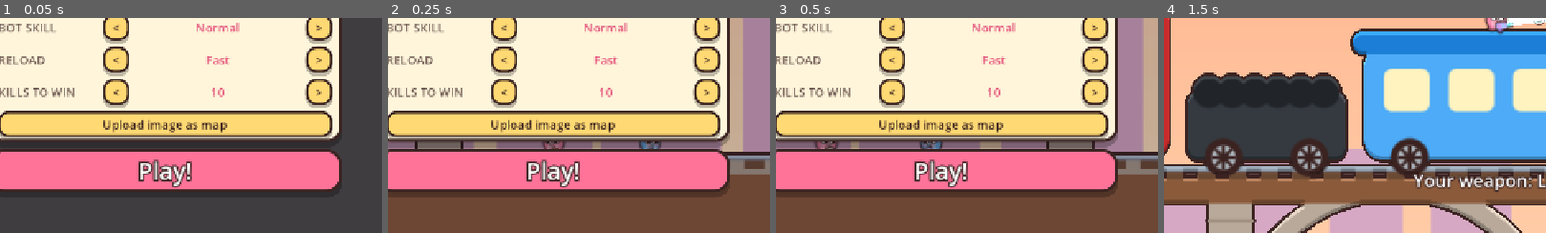
Above: before the commit, frames 1-4 (left to right).
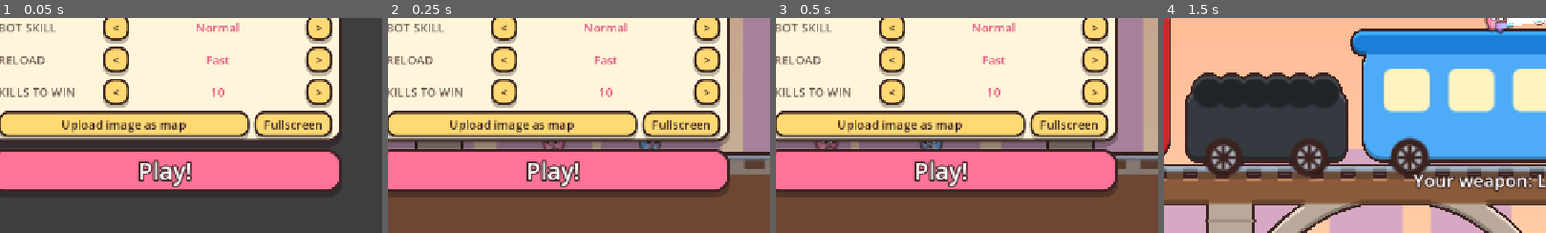
Above: after the commit, the same moments.

Repository: randomizer2223/creazy-shootan
Game: Godot game, scene res://scenes/main.tscn
The game is run twice, just before and just after one commit, with the same random seed, the same clock (stepped at 60 frames per second) and the same inputs.
Inputs (mouse positions are % of the whole screen's width and height, from its top left):
- Up to frame 1 (0.05 s): no input
- Up to frame 2 (0.25 s): no input
- Up to frame 3 (0.5 s): no input
- Up to frame 4 (1.5 s): click "Play!" at 0.5 s; tap Enter at 1.25 s; move the mouse to (72, 45) at 1.27 s; hold D from 1.28 s (still down); hold J from 1.28 s (still down); click (72, 45) at 1.42 s
The pictures show only the part of the screen within x 6-56%, y 48-98%; the shares and areas given below are measured in that part.

The runs differ from the first frame. In frame 1, 2.2% of the frame differs, in the area x 16-85%, y 43-57%; in frame 2, 2.2%; in frame 3, 2.2%; in frame 4, nothing differs.

Commit message:
Touch controls and mobile layout
- On phones/tablets: left stick to walk (up = jump, up/down climbs the rope),
  right stick to aim (push far to fire), JUMP / ROPE / DIG / pause buttons,
  tap a weapon slot to switch, touch Resume/Menu when paused
- Bigger menu controls on touch screens, Fullscreen button
- 'Turn your phone sideways' screen in portrait
- Mobile viewport: no pinch/double-tap zoom

Co-Authored-By: Claude Opus 5.5 <noreply@anthropic.com>
Claude-Session: https://claude.ai/code/session_011rcnJMttnsU6gd1aM4jscy

Diff:
--- a/scripts/game.gd
+++ b/scripts/game.gd
@@ -27,6 +27,7 @@
 var labels: Node2D
 var cam: Camera2D
 var hud: CanvasLayer
+var touch: CanvasLayer  # on-screen controls for phones
 
 var worms: Array = []
 var bots: Array = []
@@ -118,6 +119,9 @@
 		hud = preload("res://scripts/hud.gd").new()
 		hud.game = self
 		add_child(hud)
+		touch = preload("res://scripts/touch_controls.gd").new()
+		touch.game = self
+		add_child(touch)
 
 	var as_bot := headless_test or demo
 	player = _make_worm(0, "Bot Pixel" if demo else "You", COLORS[0], as_bot)
@@ -202,6 +206,10 @@
 
 
 func _player_input(dt: float) -> Dictionary:
+	if touch and touch.active:
+		var tinp := LWorm.empty_input()
+		touch.fill_input(tinp, player)
+		return tinp
 	var inp := LWorm.empty_input()
 	var w := player
 	var mv := 0
@@ -253,6 +261,8 @@
 func _unhandled_input(event: InputEvent) -> void:
 	if demo:
 		return
+	if event is InputEventKey and touch:
+		touch.active = false  # a keyboard is being used: back to desktop controls
 	if event is InputEventMouseMotion:
 		mouse_aim = true
 	elif event is InputEventMouseButton and event.pressed:
--- a/scripts/hud.gd
+++ b/scripts/hud.gd
@@ -49,6 +49,16 @@
 	_text(Vector2(roundf(cx - w / 2.0), y), s, size, col, outline)
 
 
+## Which weapon slot (top left) is at this screen point, or -1. Used by touch controls.
+func slot_at(p: Vector2) -> int:
+	if game == null or game.player == null:
+		return -1
+	for i in game.player.weapons.size():
+		if Rect2(16 + i * 50, 128, 44, 48).grow(5).has_point(p):
+			return i
+	return -1
+
+
 func _draw_hud() -> void:
 	if game == null or game.player == null:
 		return
@@ -91,7 +101,8 @@
 			var am := "x%d" % wpn["ammo"]
 			var aw := font.get_string_size(am, HORIZONTAL_ALIGNMENT_LEFT, -1, 12).x
 			_text(r.position + Vector2(slot - aw - 4, slot - 5), am, 12, Color.WHITE, 4)
-	_text(Vector2(bx + 2, by + slot + 24.0), "Switch weapon: mouse wheel  •  Q / E  •  1-9", 13, Color.WHITE, 4)
+	var hint := "Tap a weapon to switch" if (game.touch and game.touch.active) else "Switch weapon: mouse wheel  •  Q / E  •  1-9"
+	_text(Vector2(bx + 2, by + slot + 24.0), hint, 13, Color.WHITE, 4)
 
 	# ---- scoreboard ----
 	var sorted: Array = game.worms.duplicate()
@@ -129,15 +140,18 @@
 	if game.paused:
 		panel.draw_rect(Rect2(Vector2.ZERO, size), Color(0, 0, 0, 0.45))
 		_text_c(center.x, center.y, "Paused", 64, SUN, 14)
-		_text_c(center.x, center.y + 48, "Enter — resume     Esc — menu", 22, Color.WHITE, 6)
+		if not (game.touch and game.touch.active):
+			_text_c(center.x, center.y + 48, "Enter — resume     Esc — menu", 22, Color.WHITE, 6)
 	if game.game_over:
 		panel.draw_rect(Rect2(Vector2.ZERO, size), Color(0, 0, 0, 0.45))
 		var wn: String = game.winner.name if game.winner else "?"
 		_text_c(center.x, center.y - 10, wn + " wins!", 64, game.winner.color if game.winner else Color.WHITE, 14)
-		_text_c(center.x, center.y + 44, "Press Enter", 22, Color.WHITE, 6)
+		_text_c(center.x, center.y + 44, "Tap to continue" if (game.touch and game.touch.active) else "Press Enter", 22, Color.WHITE, 6)
 
 	# ---- controls help (auto-hides, H toggles) ----
 	var left: float = game.help_until - game.time
+	if game.touch and game.touch.active:
+		left = 0.0  # phones get on-screen buttons instead
 	if left > 0.0:
 		var lines := [
 			"A / D  move      W / Space  jump      S  dig",
--- a/scripts/main.gd
+++ b/scripts/main.gd
@@ -6,6 +6,7 @@
 
 
 func _ready() -> void:
+	_add_rotate_hint()
 	var args := OS.get_cmdline_user_args()
 	if "--selftest" in args:
 		_selftest()
@@ -18,6 +19,42 @@
 			_shot(int(a.get_slice("=", 1)))
 			return
 	show_menu()
+
+
+## On a phone held upright everything is tiny, so ask to turn it sideways.
+func _add_rotate_hint() -> void:
+	var layer := CanvasLayer.new()
+	layer.layer = 100
+	add_child(layer)
+	var c := Control.new()
+	c.set_anchors_preset(Control.PRESET_FULL_RECT)
+	c.mouse_filter = Control.MOUSE_FILTER_IGNORE
+	layer.add_child(c)
+	var font := ThemeDB.fallback_font
+	c.draw.connect(func():
+		var s := c.size
+		if s.y <= s.x:
+			return
+		c.draw_rect(Rect2(Vector2.ZERO, s), Color(0.17, 0.1, 0.18, 0.96))
+		var ctr := s / 2.0
+		c.draw_set_transform(ctr + Vector2(0, -120), -PI / 2.0 * (0.5 + 0.5 * sin(Time.get_ticks_msec() / 400.0)), Vector2.ONE)
+		c.draw_style_box(Cfg.round_box(Color(1.0, 0.96, 0.86), Cfg.INK, 6, 22, 0), Rect2(-70, -120, 140, 240))
+		c.draw_set_transform_matrix(Transform2D.IDENTITY)
+		for i in 2:
+			var t := "Turn your phone" if i == 0 else "sideways to play"
+			var w := font.get_string_size(t, HORIZONTAL_ALIGNMENT_LEFT, -1, 64).x
+			c.draw_string_outline(font, Vector2(ctr.x - w / 2.0, ctr.y + 120 + i * 80), t, HORIZONTAL_ALIGNMENT_LEFT, -1, 64, 14, Cfg.INK)
+			c.draw_string(font, Vector2(ctr.x - w / 2.0, ctr.y + 120 + i * 80), t, HORIZONTAL_ALIGNMENT_LEFT, -1, 64, Color(1.0, 0.85, 0.45))
+	)
+	var timer := Timer.new()
+	timer.wait_time = 0.1
+	timer.autostart = true
+	timer.timeout.connect(func():
+		var portrait := c.size.y > c.size.x
+		c.mouse_filter = Control.MOUSE_FILTER_STOP if portrait else Control.MOUSE_FILTER_IGNORE
+		c.queue_redraw()
+	)
+	layer.add_child(timer)
 
 
 func show_menu() -> void:
--- a/scripts/menu.gd
+++ b/scripts/menu.gd
@@ -12,6 +12,7 @@
 var preview: TextureRect
 var file_dialog: FileDialog
 var _waiting_web := false
+var touch := DisplayServer.is_touchscreen_available()  # phone/tablet: bigger buttons
 
 
 func _ready() -> void:
@@ -29,18 +30,18 @@
 	var margin := MarginContainer.new()
 	margin.set_anchors_preset(Control.PRESET_LEFT_WIDE)
 	margin.add_theme_constant_override("margin_left", 56)
-	margin.add_theme_constant_override("margin_top", 40)
-	margin.add_theme_constant_override("margin_bottom", 40)
+	margin.add_theme_constant_override("margin_top", 16 if touch else 40)
+	margin.add_theme_constant_override("margin_bottom", 16 if touch else 40)
 	add_child(margin)
 	var col := VBoxContainer.new()
 	col.alignment = BoxContainer.ALIGNMENT_CENTER
-	col.custom_minimum_size = Vector2(460, 0)
-	col.add_theme_constant_override("separation", 12)
+	col.custom_minimum_size = Vector2(580 if touch else 460, 0)
+	col.add_theme_constant_override("separation", 8 if touch else 12)
 	margin.add_child(col)
 
 	var title := Label.new()
 	title.text = "Creazy Shootan!"
-	title.add_theme_font_size_override("font_size", 76)
+	title.add_theme_font_size_override("font_size", 60 if touch else 76)
 	title.add_theme_color_override("font_color", Color(1.0, 0.85, 0.45))
 	title.add_theme_color_override("font_outline_color", INK)
 	title.add_theme_constant_override("outline_size", 22)
@@ -54,12 +55,13 @@
 	sub.add_theme_color_override("font_outline_color", INK)
 	sub.add_theme_constant_override("outline_size", 9)
 	col.add_child(sub)
-	col.add_child(_spacer(10))
+	sub.visible = not touch
+	col.add_child(_spacer(4 if touch else 10))
 
 	var panel := PanelContainer.new()
 	col.add_child(panel)
 	var box := VBoxContainer.new()
-	box.add_theme_constant_override("separation", 10)
+	box.add_theme_constant_override("separation", 6 if touch else 10)
 	panel.add_child(box)
 
 	var maps: Array = []
@@ -83,10 +85,21 @@
 	var kills := ["3", "5", "10", "15", "20", "30", "50"]
 	box.add_child(_selector("kills", "KILLS TO WIN", kills, maxi(kills.find(str(Cfg.kill_limit)), 2)))
 
+	var row := HBoxContainer.new()
+	row.add_theme_constant_override("separation", 8)
+	box.add_child(row)
 	var up := Button.new()
 	up.text = "Upload image as map"
+	up.size_flags_horizontal = Control.SIZE_EXPAND_FILL
 	up.pressed.connect(_on_upload)
-	box.add_child(up)
+	row.add_child(up)
+	var fs := Button.new()
+	fs.text = "Fullscreen"
+	fs.pressed.connect(_toggle_fullscreen)
+	row.add_child(fs)
+	if touch:
+		up.custom_minimum_size = Vector2(0, 56)
+		fs.custom_minimum_size = Vector2(0, 56)
 	preview = TextureRect.new()
 	preview.custom_minimum_size = Vector2(0, 80)
 	preview.expand_mode = TextureRect.EXPAND_IGNORE_SIZE
@@ -98,7 +111,7 @@
 
 	var start := Button.new()
 	start.text = "Play!"
-	start.custom_minimum_size = Vector2(0, 72)
+	start.custom_minimum_size = Vector2(0, 84 if touch else 72)
 	start.add_theme_font_size_override("font_size", 40)
 	for c in ["font_color", "font_hover_color", "font_focus_color", "font_pressed_color"]:
 		start.add_theme_color_override(c, Color.WHITE)
@@ -128,6 +141,13 @@
 	add_child(ver)
 
 
+func _toggle_fullscreen() -> void:
+	if DisplayServer.window_get_mode() == DisplayServer.WINDOW_MODE_FULLSCREEN:
+		DisplayServer.window_set_mode(DisplayServer.WINDOW_MODE_WINDOWED)
+	else:
+		DisplayServer.window_set_mode(DisplayServer.WINDOW_MODE_FULLSCREEN)
+
+
 func _fit() -> void:
 	position = Vector2.ZERO
 	size = get_viewport_rect().size
@@ -144,21 +164,25 @@
 	h.add_theme_constant_override("separation", 6)
 	var l := Label.new()
 	l.text = label
-	l.custom_minimum_size = Vector2(170, 0)
+	l.custom_minimum_size = Vector2(190 if touch else 170, 0)
+	if touch:
+		l.add_theme_font_size_override("font_size", 24)
 	l.add_theme_color_override("font_color", Color(INK, 0.75))
 	h.add_child(l)
 	var left := Button.new()
 	left.text = "<"
-	left.custom_minimum_size = Vector2(44, 40)
+	left.custom_minimum_size = Vector2(70, 56) if touch else Vector2(44, 40)
 	h.add_child(left)
 	var val := Label.new()
 	val.horizontal_alignment = HORIZONTAL_ALIGNMENT_CENTER
 	val.size_flags_horizontal = Control.SIZE_EXPAND_FILL
 	val.add_theme_color_override("font_color", ACCENT)
+	if touch:
+		val.add_theme_font_size_override("font_size", 24)
 	h.add_child(val)
 	var right := Button.new()
 	right.text = ">"
-	right.custom_minimum_size = Vector2(44, 40)
+	right.custom_minimum_size = Vector2(70, 56) if touch else Vector2(44, 40)
 	h.add_child(right)
 	sel[key] = {"options": options, "index": clampi(index, 0, options.size() - 1), "label": val}
 	val.text = options[sel[key]["index"]]
--- /dev/null
+++ b/scripts/touch_controls.gd
@@ -0,0 +1,205 @@
+extends CanvasLayer
+## On-screen controls for phones and tablets.
+## Left half: floating stick to walk (push up to jump, up/down on the rope to climb).
+## Right half: floating stick to aim; push it far to fire.
+## Buttons: JUMP, ROPE, DIG, pause. Tap a weapon slot (top left) to switch weapon.
+
+const STICK_R := 95.0
+const INK := Color(0.23, 0.14, 0.13)
+const CREAM := Color(1.0, 0.96, 0.86)
+
+var game
+var ui: Control
+var font: Font
+var active := false
+
+var touches := {}  # index -> {"role": String, "origin": Vector2, "pos": Vector2}
+var move_vec := Vector2.ZERO
+var aim_vec := Vector2.ZERO
+var aim_angle := 0.0
+var aim_set := false
+var fire := false
+var jump := false
+var rope := false
+var dig := false
+var slot := -1
+
+
+func _ready() -> void:
+	layer = 6
+	font = ThemeDB.fallback_font
+	ui = Control.new()
+	ui.set_anchors_preset(Control.PRESET_FULL_RECT)
+	ui.mouse_filter = Control.MOUSE_FILTER_IGNORE
+	ui.draw.connect(_draw_ui)
+	add_child(ui)
+	active = DisplayServer.is_touchscreen_available()
+
+
+func _process(_d: float) -> void:
+	if active:
+		ui.queue_redraw()
+
+
+func _buttons() -> Dictionary:
+	var s := ui.size
+	return {
+		"jump": [Vector2(s.x - 330, s.y - 86), 56.0, "JUMP"],
+		"rope": [Vector2(s.x - 310, s.y - 236), 50.0, "ROPE"],
+		"dig": [Vector2(s.x - 170, s.y - 330), 42.0, "DIG"],
+		"pause": [Vector2(s.x / 2.0, 34), 26.0, "II"],
+	}
+
+
+func _pause_buttons() -> Dictionary:
+	var c := ui.size / 2.0
+	return {"resume": Rect2(c.x - 150, c.y + 70, 300, 70), "menu": Rect2(c.x - 150, c.y + 156, 300, 70)}
+
+
+func _input(event: InputEvent) -> void:
+	if game == null or game.player == null:
+		return
+	if event is InputEventScreenTouch:
+		active = true
+		if event.pressed:
+			_press(event.index, event.position)
+		else:
+			_release(event.index)
+	elif event is InputEventScreenDrag:
+		if touches.has(event.index):
+			touches[event.index]["pos"] = event.position
+			_update(event.index)
+
+
+func _press(i: int, p: Vector2) -> void:
+	if game.game_over:
+		game.exit_to_menu.emit()
+		return
+	if game.paused:
+		var pb := _pause_buttons()
+		if pb["resume"].has_point(p):
+			game.paused = false
+		elif pb["menu"].has_point(p):
+			game.exit_to_menu.emit()
+		return
+	if game.hud:
+		var hs: int = game.hud.slot_at(p)
+		if hs >= 0:
+			slot = hs
+			return
+	var b := _buttons()
+	for key in b:
+		if p.distance_to(b[key][0]) <= float(b[key][1]) * 1.25:
+			if key == "pause":
+				game.paused = true
+				return
+			touches[i] = {"role": key, "origin": p, "pos": p}
+			set(key, true)
+			return
+	var role := "move" if p.x < ui.size.x * 0.5 else "aim"
+	touches[i] = {"role": role, "origin": p, "pos": p}
+	_update(i)
+
+
+func _release(i: int) -> void:
+	if not touches.has(i):
+		return
+	var role: String = touches[i]["role"]
+	touches.erase(i)
+	match role:
+		"move":
+			move_vec = Vector2.ZERO
+		"aim":
+			aim_vec = Vector2.ZERO
+			fire = false
+		_:
+			set(role, false)
+
+
+func _update(i: int) -> void:
+	var t: Dictionary = touches[i]
+	var v: Vector2 = (t["pos"] - t["origin"]) / STICK_R
+	if v.length() > 1.0:
+		v = v.normalized()
+	if t["role"] == "move":
+		move_vec = v
+	elif t["role"] == "aim":
+		aim_vec = v
+		if v.length() > 0.2:
+			aim_angle = v.angle()
+			aim_set = true
+		fire = v.length() > 0.6
+
+
+## Builds the player's input from the touch state.
+func fill_input(inp: Dictionary, w: LWorm) -> void:
+	inp["move"] = -1 if move_vec.x < -0.35 else (1 if move_vec.x > 0.35 else 0)
+	var on_rope := w.hook_state == 2
+	if on_rope:
+		inp["rope_dir"] = -1 if move_vec.y < -0.5 else (1 if move_vec.y > 0.5 else 0)
+		inp["jump"] = jump
+	else:
+		inp["jump"] = jump or move_vec.y < -0.7
+	inp["fire"] = fire
+	inp["rope"] = rope
+	inp["dig"] = dig
+	inp["aim"] = aim_angle if aim_set else w.aim
+	if slot >= 0:
+		inp["slot"] = slot
+		slot = -1
+
+
+func _draw_ui() -> void:
+	if not active or game == null:
+		return
+	var s := ui.size
+	if game.paused:
+		var pb := _pause_buttons()
+		_pill(pb["resume"], "Resume", Color(1.0, 0.85, 0.45))
+		_pill(pb["menu"], "Menu", Color(1.0, 0.45, 0.6))
+		return
+	if game.game_over:
+		return
+	# sticks: show a faint hint where they live, the real one where the finger is
+	var have_move := false
+	var have_aim := false
+	for t in touches.values():
+		if t["role"] == "move" or t["role"] == "aim":
+			var o: Vector2 = t["origin"]
+			var k: Vector2 = o + ((t["pos"] - o) as Vector2).limit_length(STICK_R)
+			_stick(o, k, 0.9)
+			if t["role"] == "move":
+				have_move = true
+			else:
+				have_aim = true
+	if not have_move:
+		_stick(Vector2(150, s.y - 150), Vector2(150, s.y - 150), 0.35, "MOVE")
+	if not have_aim:
+		_stick(Vector2(s.x - 150, s.y - 150), Vector2(s.x - 150, s.y - 150), 0.35, "AIM + FIRE")
+	var b := _buttons()
+	for key in b:
+		var c: Vector2 = b[key][0]
+		var r: float = b[key][1]
+		var held: bool = get(key) if key != "pause" else false
+		ui.draw_circle(c, r + 4, Color(INK, 0.75), true, -1.0, true)
+		ui.draw_circle(c, r, Color(1.0, 0.85, 0.45, 0.95) if held else Color(CREAM, 0.8), true, -1.0, true)
+		var label: String = b[key][2]
+		var fs := 22 if key != "pause" else 20
+		var tw := font.get_string_size(label, HORIZONTAL_ALIGNMENT_LEFT, -1, fs).x
+		ui.draw_string(font, c + Vector2(-tw / 2.0, fs * 0.35), label, HORIZONTAL_ALIGNMENT_LEFT, -1, fs, INK)
+
+
+func _stick(base: Vector2, knob: Vector2, alpha: float, label := "") -> void:
+	ui.draw_circle(base, STICK_R, Color(INK, 0.25 * alpha), true, -1.0, true)
+	ui.draw_arc(base, STICK_R, 0.0, TAU, 48, Color(CREAM, 0.6 * alpha), 4.0, true)
+	ui.draw_circle(knob, 40, Color(INK, 0.6 * alpha), true, -1.0, true)
+	ui.draw_circle(knob, 36, Color(CREAM, 0.85 * alpha), true, -1.0, true)
+	if label != "":
+		var tw := font.get_string_size(label, HORIZONTAL_ALIGNMENT_LEFT, -1, 16).x
+		ui.draw_string(font, base + Vector2(-tw / 2.0, STICK_R + 26), label, HORIZONTAL_ALIGNMENT_LEFT, -1, 16, Color(1, 1, 1, 0.8))
+
+
+func _pill(r: Rect2, label: String, col: Color) -> void:
+	ui.draw_style_box(Cfg.round_box(col, INK, 5, 30, 6), r)
+	var tw := font.get_string_size(label, HORIZONTAL_ALIGNMENT_LEFT, -1, 34).x
+	ui.draw_string(font, r.get_center() + Vector2(-tw / 2.0, 12), label, HORIZONTAL_ALIGNMENT_LEFT, -1, 34, INK)
Not shown, added: scripts/touch_controls.gd.uid
Not shown, changed: play/engine-gz.wasm
Not shown, changed: play/pck-data.wasm
